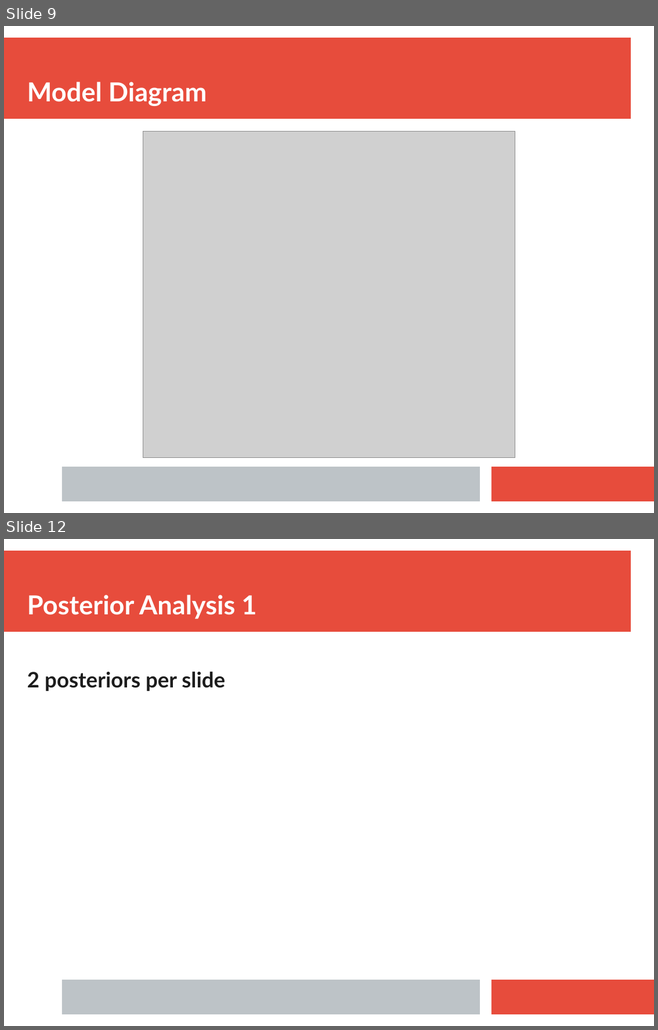
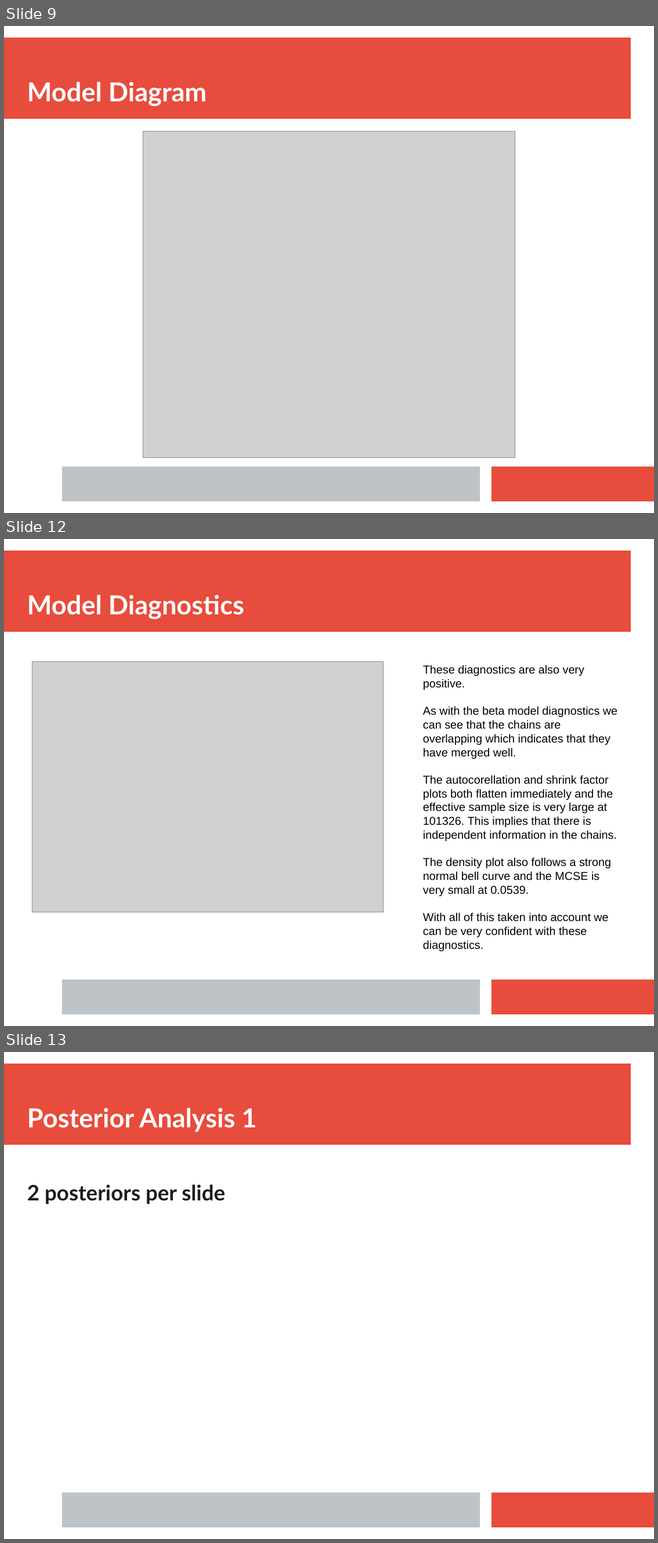
Before and after one commit to tim-kirkbride/BayesianAssignment, a slide deck: Presentation.pptx. Shown one above the other, each under a label of ours: slides 9 and 12 before the commit, slides 9, 12 and 13 after it; the slides between them are not shown. The pictures are 658x1030 and 658x1543 pixels, drawn with LibreOffice and Linux fonts; fonts in the diff are those of the drawing; grey boxes stand for pictures. Boxes give left, top, right and bottom in pixels: in the first picture for what was removed or moved away, otherwise in the second. Text is boxed around its words. In the diff, an @@ line names an element or a change of style, - is before the commit and + after.

Commit message:
Added diagnostics to the presentation

```diff
--- a/Presentation.pptx
+++ b/Presentation.pptx
@@ slide 12 added at (x1=4, y1=539, x2=654, y2=1026), background #FFFFFF; not listed: 3 template elements that a slide beside it also shows @@
@@ text added at (x1=27, y1=595, x2=244, y2=619), 32 pt, text #FFFFFF, bold @@
+Model Diagnostics
@@ picture added at (x1=32, y1=661, x2=383, y2=912) @@
@@ text added at (x1=423, y1=665, x2=617, y2=937), 14 pt, text #000000 @@
+These diagnostics are also very positive.
+As with the beta model diagnostics we can see that the chains are overlapping which indicates that they have merged well.
+The autocorellation and shrink factor plots both flatten immediately and the effective sample size is very large at 101326. This implies that there is independent information in the chains.
+The density plot also follows a strong normal bell curve and the MCSE is very small at 0.0539.
+With all of this taken into account we can be very confident with these diagnostics.
@@ what was slide 12 is now slide 13 @@
```
Also in this commit, not shown: 3 slides changed, 1 other slide added, 1 slide removed.
